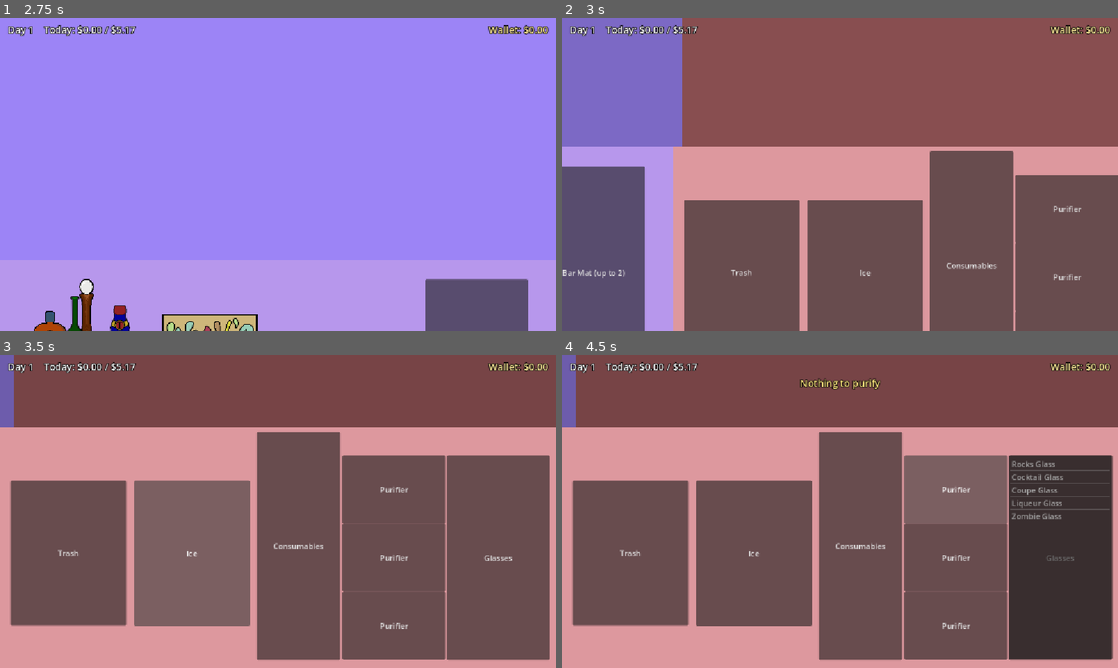
Above: before the commit, frames 1-4 (two rows, left to right).
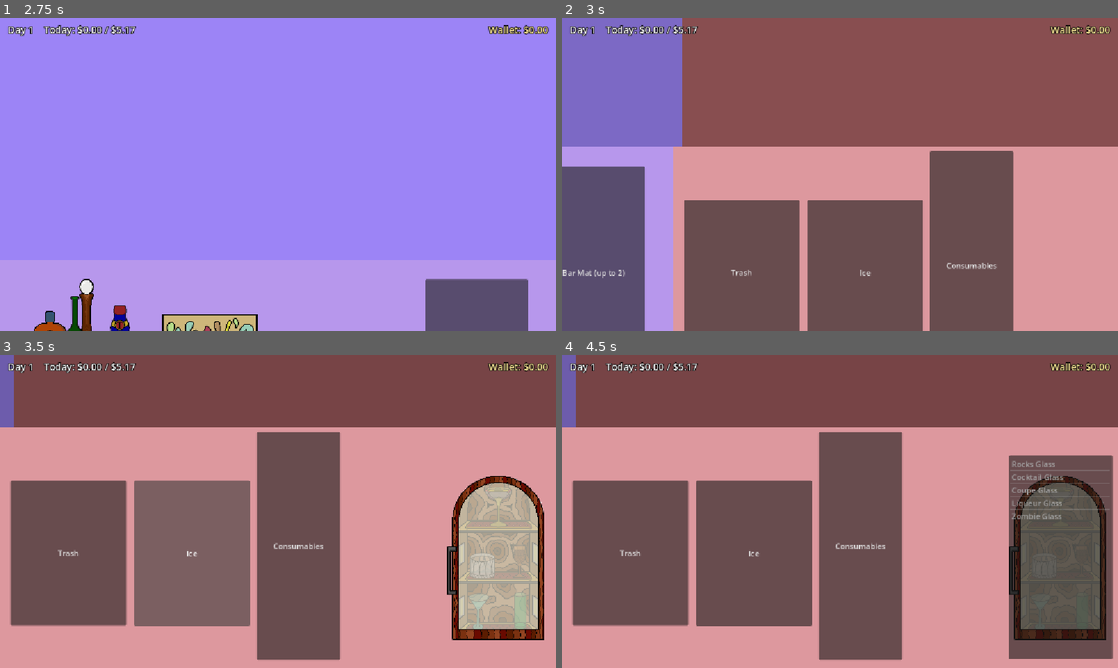
Above: after the commit, the same moments.

Repository: KingOfMarz14/Temperance
Game: Godot game, scene res://scenes/title_screen/title_screen.tscn
The game is run twice, just before and just after one commit, with the same random seed, the same clock (stepped at 60 frames per second) and the same inputs.
Inputs (mouse positions are in pixels of both pictures, inside the frame that each line leads up to):
- Up to frame 1 (2.75 s): click "Title Screen, takes to main m…" at 0.5 s; click "Start the game" at 1.25 s; click "Start the game" at 2 s
- Up to frame 2 (3 s): tap Enter at 2.75 s; move the mouse to (812, 237) at 2.77 s; hold D (move_right) from 2.78 s (still down); hold S (look_down) from 2.78 s (still down); click (812, 237) at 2.92 s
- Up to frame 3 (3.5 s): keep holding D (move_right); keep holding S (look_down)
- Up to frame 4 (4.5 s): release D (move_right) at 3.5 s; release S (look_down) at 3.5 s; click (1062, 558) at 3.5 s; click (956, 489) at 4.25 s, where only the run before the commit has a clickable "Purifier"

Frame 1 is identical in both runs. In frame 2, 9.2% of the frame differs, in the area x 81-100%, y 50-100%; in frame 3, 24%, in the area x 61-99%, y 32-98%; in frame 4, 24%.

Commit message:
Updated for testing

Diff:
--- a/scenes/bar/bar.gd
+++ b/scenes/bar/bar.gd
@@ -57,6 +57,10 @@
 	$LibraryScreen/CounterLayer/Counter/bar_mat/bar_mat_drink1.hide()
 	$LibraryScreen/CounterLayer/Counter/bar_mat/bar_mat_drink2.hide()
 	$ToolkitScreen/CounterLayer/Counter/consumables/consumables_list.hide()
+	$LibraryScreen/CounterLayer/Counter/exit_menu.hide()
+	$ToolkitScreen/CounterLayer/Counter/purifier1.hide()
+	$ToolkitScreen/CounterLayer/Counter/purifier2.hide()
+	$ToolkitScreen/CounterLayer/Counter/purifier3.hide()
 
 func _unhandled_input(event):
 	if event.is_action_pressed("move_left") and screen_index > 0:
@@ -122,18 +126,21 @@
 
 func _on_spirit_menu_pressed() -> void:
 	$LibraryScreen/CounterLayer/Counter/spirit_menu/spirits_list.show()
+	$LibraryScreen/CounterLayer/Counter/exit_menu.show()
 	$"LibraryScreen/CounterLayer/Counter/mix-in_menu".hide()
 	$LibraryScreen/CounterLayer/Counter/garnish_menu.hide()
 
 
 func _on_mixin_menu_pressed() -> void:
 	$"LibraryScreen/CounterLayer/Counter/mix-in_menu/mix-in_list".show()
+	$LibraryScreen/CounterLayer/Counter/exit_menu.show()
 	$LibraryScreen/CounterLayer/Counter/spirit_menu.hide()
 	$LibraryScreen/CounterLayer/Counter/garnish_menu.hide()
 
 
 func _on_garnish_menu_pressed() -> void:
 	$LibraryScreen/CounterLayer/Counter/garnish_menu/garnish_list.show()
+	$LibraryScreen/CounterLayer/Counter/exit_menu.show()
 	$LibraryScreen/CounterLayer/Counter/spirit_menu.hide()
 	$"LibraryScreen/CounterLayer/Counter/mix-in_menu".hide()
 
@@ -145,6 +152,7 @@
 		$LibraryScreen/CounterLayer/Counter/spirit_menu/spirits_list.hide()
 		$"LibraryScreen/CounterLayer/Counter/mix-in_menu".show()
 		$LibraryScreen/CounterLayer/Counter/garnish_menu.show()
+		$LibraryScreen/CounterLayer/Counter/exit_menu.hide()
 		return
 
 	if (current._spirit[0] == null):
@@ -155,6 +163,7 @@
 	$LibraryScreen/CounterLayer/Counter/spirit_menu/spirits_list.hide()
 	$"LibraryScreen/CounterLayer/Counter/mix-in_menu".show()
 	$LibraryScreen/CounterLayer/Counter/garnish_menu.show()
+	$LibraryScreen/CounterLayer/Counter/exit_menu.hide()
 
 
 
@@ -163,6 +172,7 @@
 		$"LibraryScreen/CounterLayer/Counter/mix-in_menu/mix-in_list".hide()
 		$LibraryScreen/CounterLayer/Counter/spirit_menu.show()
 		$LibraryScreen/CounterLayer/Counter/garnish_menu.show()
+		$LibraryScreen/CounterLayer/Counter/exit_menu.hide()
 		return
 
 	var basic_quality = [0, 1, 2, 9, 10, 11, 12]
@@ -203,6 +213,7 @@
 	$"LibraryScreen/CounterLayer/Counter/mix-in_menu/mix-in_list".hide()
 	$LibraryScreen/CounterLayer/Counter/spirit_menu.show()
 	$LibraryScreen/CounterLayer/Counter/garnish_menu.show()
+	$LibraryScreen/CounterLayer/Counter/exit_menu.hide()
 
 
 func _on_garnish_list_item_clicked(index: int, at_position: Vector2, mouse_button_index: int) -> void:
@@ -210,6 +221,7 @@
 		$LibraryScreen/CounterLayer/Counter/garnish_menu/garnish_list.hide()
 		$LibraryScreen/CounterLayer/Counter/spirit_menu.show()
 		$"LibraryScreen/CounterLayer/Counter/mix-in_menu".show()
+		$LibraryScreen/CounterLayer/Counter/exit_menu.hide()
 		return
 
 	if (current._garnish[0] == null):
@@ -220,6 +232,7 @@
 	$LibraryScreen/CounterLayer/Counter/garnish_menu/garnish_list.hide()
 	$LibraryScreen/CounterLayer/Counter/spirit_menu.show()
 	$"LibraryScreen/CounterLayer/Counter/mix-in_menu".show()
+	$LibraryScreen/CounterLayer/Counter/exit_menu.hide()
 
 
 func _on_glasses_list_item_clicked(index: int, at_position: Vector2, mouse_button_index: int) -> void:
@@ -347,100 +360,100 @@
 	$ToolkitScreen/CounterLayer/Counter/consumables/consumables_list.show()
 
 
-func _on_purifier_1_pressed() -> void:
-	if waiting_p1:
-		$CustomerManager._flash_message("Purifier currently being used")
-		return
-	if finished_p1:
-		if current == null:
-			current = purifier[0]
-			purifier[0] = null
-			finished_p1 = false
-			$CustomerManager._flash_message("Purified drink has been picked up")
-			return
-		else:
-			$CustomerManager._flash_message("Hands full, put drink down first")
-			return
-
-	if current == null or current.mix[0] == null or current.spirit[0] == null:
-		$CustomerManager._flash_message("Nothing to purify")
-		return
-
-	var temp = current
-	purifier[0] = temp
-	current = null
-	waiting_p1 = true
-	$CustomerManager._flash_message("Current drink being purified, please wait")
-	await get_tree().create_timer(15).timeout
-
-	temp.purify = true
-	waiting_p1 = false
-	finished_p1 = true
-	$CustomerManager._flash_message("Drink has been purified")
-
-
-func _on_purifier_2_pressed() -> void:
-	if waiting_p2:
-		$CustomerManager._flash_message("Purifier currently being used")
-		return
-	if finished_p2:
-		if current == null:
-			current = purifier[0]
-			purifier[0] = null
-			finished_p2 = false
-			$CustomerManager._flash_message("Purified drink has been picked up")
-			return
-		else:
-			$CustomerManager._flash_message("Hands full, put drink down first")
-			return
-
-	if current == null or current.mix[0] == null or current.spirit[0] == null:
-		$CustomerManager._flash_message("Nothing to purify")
-		return
-
-	var temp = current
-	purifier[0] = temp
-	current = null
-	waiting_p2 = true
-	$CustomerManager._flash_message("Current drink being purified, please wait")
-	await get_tree().create_timer(15).timeout
-
-	temp.purify = true
-	waiting_p2 = false
-	finished_p2 = true
-	$CustomerManager._flash_message("Drink has been purified")
-
-
-func _on_purifier_3_pressed() -> void:
-	if waiting_p3:
-		$CustomerManager._flash_message("Purifier currently being used")
-		return
-	if finished_p3:
-		if current == null:
-			current = purifier[0]
-			purifier[0] = null
-			finished_p3 = false
-			$CustomerManager._flash_message("Purified drink has been picked up")
-			return
-		else:
-			$CustomerManager._flash_message("Hands full, put drink down first")
-			return
-
-	if current == null or current.mix[0] == null or current.spirit[0] == null:
-		$CustomerManager._flash_message("Nothing to purify")
-		return
-
-	var temp = current
-	purifier[0] = temp
-	current = null
-	waiting_p3 = true
-	$CustomerManager._flash_message("Current drink being purified, please wait")
-	await get_tree().create_timer(15).timeout
-
-	temp.purify = true
-	waiting_p3 = false
-	finished_p3 = true
-	$CustomerManager._flash_message("Drink has been purified")
+#func _on_purifier_1_pressed() -> void:
+	#if waiting_p1:
+		#$CustomerManager._flash_message("Purifier currently being used")
+		#return
+	#if finished_p1:
+		#if current == null:
+			#current = purifier[0]
+			#purifier[0] = null
+			#finished_p1 = false
+			#$CustomerManager._flash_message("Purified drink has been picked up")
+			#return
+		#else:
+			#$CustomerManager._flash_message("Hands full, put drink down first")
+			#return
+		#
+	#if current == null or current.mix[0] == null or current.spirit[0] == null:
+		#$CustomerManager._flash_message("Nothing to purify")
+		#return
+	#
+	#var temp = current
+	#purifier[0] = temp
+	#current = null
+	#waiting_p1 = true
+	#$CustomerManager._flash_message("Current drink being purified, please wait")
+	#await get_tree().create_timer(15).timeout
+	#
+	#temp.purify = true
+	#waiting_p1 = false
+	#finished_p1 = true
+	#$CustomerManager._flash_message("Drink has been purified")
+#
+#
+#func _on_purifier_2_pressed() -> void:
+	#if waiting_p2:
+		#$CustomerManager._flash_message("Purifier currently being used")
+		#return
+	#if finished_p2:
+		#if current == null:
+			#current = purifier[0]
+			#purifier[0] = null
+			#finished_p2 = false
+			#$CustomerManager._flash_message("Purified drink has been picked up")
+			#return
+		#else:
+			#$CustomerManager._flash_message("Hands full, put drink down first")
+			#return
+		#
+	#if current == null or current.mix[0] == null or current.spirit[0] == null:
+		#$CustomerManager._flash_message("Nothing to purify")
+		#return
+	#
+	#var temp = current
+	#purifier[0] = temp
+	#current = null
+	#waiting_p2 = true
+	#$CustomerManager._flash_message("Current drink being purified, please wait")
+	#await get_tree().create_timer(15).timeout
+	#
+	#temp.purify = true
+	#waiting_p2 = false
+	#finished_p2 = true
+	#$CustomerManager._flash_message("Drink has been purified")
+#
+#
+#func _on_purifier_3_pressed() -> void:
+	#if waiting_p3:
+		#$CustomerManager._flash_message("Purifier currently being used")
+		#return
+	#if finished_p3:
+		#if current == null:
+			#current = purifier[0]
+			#purifier[0] = null
+			#finished_p3 = false
+			#$CustomerManager._flash_message("Purified drink has been picked up")
+			#return
+		#else:
+			#$CustomerManager._flash_message("Hands full, put drink down first")
+			#return
+		#
+	#if current == null or current.mix[0] == null or current.spirit[0] == null:
+		#$CustomerManager._flash_message("Nothing to purify")
+		#return
+	#
+	#var temp = current
+	#purifier[0] = temp
+	#current = null
+	#waiting_p3 = true
+	#$CustomerManager._flash_message("Current drink being purified, please wait")
+	#await get_tree().create_timer(15).timeout
+	#
+	#temp.purify = true
+	#waiting_p3 = false
+	#finished_p3 = true
+	#$CustomerManager._flash_message("Drink has been purified")
 
 
 func _on_shaker_pressed() -> void:
@@ -450,3 +463,13 @@
 		current._shaken = true
 	else:
 		$CustomerManager._flash_message("Nothing to shake right now")
+
+
+func _on_exit_menu_pressed() -> void:
+	$LibraryScreen/CounterLayer/Counter/spirit_menu/spirits_list.hide()
+	$"LibraryScreen/CounterLayer/Counter/mix-in_menu/mix-in_list".hide()
+	$LibraryScreen/CounterLayer/Counter/garnish_menu/garnish_list.hide()
+	$LibraryScreen/CounterLayer/Counter/exit_menu.hide()
+	$LibraryScreen/CounterLayer/Counter/spirit_menu.show()
+	$"LibraryScreen/CounterLayer/Counter/mix-in_menu".show()
+	$LibraryScreen/CounterLayer/Counter/garnish_menu.show()
--- a/scenes/bar/bar.tscn
+++ b/scenes/bar/bar.tscn
@@ -17,12 +17,35 @@
 [ext_resource type="Texture2D" uid="uid://cisfje1wwy1ta" path="res://sprites/Garnish_Sprites/REUPLOADED_CHERRY_Wrk.png" id="12_53nt1"]
 [ext_resource type="Texture2D" uid="uid://bxjb58bugvad1" path="res://sprites/Menu_Icon_Sprites/REUPLOADED_GARNISHES_MENU_Wrk.png" id="13_kd8aa"]
 [ext_resource type="Texture2D" uid="uid://b0xwhjuh1lanq" path="res://sprites/Garnish_Sprites/REUPLOADED_MINT_Wrk.png" id="13_ndwor"]
+[ext_resource type="Texture2D" uid="uid://dsgnanr22uu1e" path="res://sprites/Menu_Icon_Sprites/REUPLOADED_MIXER.png" id="17_fteab"]
+[ext_resource type="Texture2D" uid="uid://d03m538nq4so6" path="res://sprites/Menu_Icon_Sprites/REUPLOADED_GLASS_MENU_CLOOOOSED.png" id="17_kd8aa"]
+[ext_resource type="Texture2D" uid="uid://d21xcr7fu5anf" path="res://sprites/Menu_Icon_Sprites/REUPLOADED_SHAKER_ONBAR.png" id="18_wvxlp"]
+[ext_resource type="Texture2D" uid="uid://cwx0sgcjrroiw" path="res://sprites/Menu_Icon_Sprites/REUPLOADED_PURIFIER.png" id="20_uyv1q"]
 
 [sub_resource type="StyleBoxEmpty" id="StyleBoxEmpty_3gxfx"]
 
 [sub_resource type="StyleBoxEmpty" id="StyleBoxEmpty_kd8aa"]
 
 [sub_resource type="StyleBoxEmpty" id="StyleBoxEmpty_wvxlp"]
+
+[sub_resource type="StyleBoxEmpty" id="StyleBoxEmpty_qyivk"]
+
+[sub_resource type="StyleBoxEmpty" id="StyleBoxEmpty_eia43"]
+
+[sub_resource type="StyleBoxEmpty" id="StyleBoxEmpty_5aqrf"]
+
+[sub_resource type="StyleBoxEmpty" id="StyleBoxEmpty_1txpi"]
+
+[sub_resource type="StyleBoxEmpty" id="StyleBoxEmpty_hx6i0"]
+
+[sub_resource type="StyleBoxEmpty" id="StyleBoxEmpty_fteab"]
+content_margin_left = 37.0
+
+[sub_resource type="StyleBoxEmpty" id="StyleBoxEmpty_uyv1q"]
+content_margin_left = 37.0
+
+[sub_resource type="StyleBoxEmpty" id="StyleBoxEmpty_x3hby"]
+content_margin_left = 37.0
 
 [node name="Bar" type="Node2D" unique_id=1433516175]
 script = ExtResource("1_wj5ec")
@@ -158,11 +181,13 @@
 
 [node name="mixer" type="Button" parent="LibraryScreen/CounterLayer/Counter" unique_id=676957543]
 layout_mode = 0
-offset_left = 171.0
-offset_top = 379.0
-offset_right = 331.0
-offset_bottom = 478.0
-text = "Mixer"
+offset_left = 184.0
+offset_top = 365.0
+offset_right = 247.0
+offset_bottom = 485.0
+scale = Vector2(1.5, 1.5)
+theme_override_styles/normal = SubResource("StyleBoxEmpty_qyivk")
+icon = ExtResource("17_fteab")
 
 [node name="bar_mat" type="Button" parent="LibraryScreen/CounterLayer/Counter" unique_id=542270664]
 layout_mode = 0
@@ -192,9 +217,17 @@
 offset_top = 379.0
 offset_right = 170.0
 offset_bottom = 478.0
-text = "Shaker
-"
+theme_override_styles/normal = SubResource("StyleBoxEmpty_eia43")
+icon = ExtResource("18_wvxlp")
 icon_alignment = 1
+
+[node name="exit_menu" type="Button" parent="LibraryScreen/CounterLayer/Counter" unique_id=841744291]
+layout_mode = 0
+offset_left = 807.0
+offset_top = 239.0
+offset_right = 897.0
+offset_bottom = 338.0
+text = "Exit"
 
 [node name="ToolkitScreen" type="Node2D" parent="." unique_id=420253463]
 position = Vector2(1152, 0)
@@ -267,7 +300,10 @@
 offset_top = 58.0
 offset_right = 1139.0
 offset_bottom = 482.0
-text = "Glasses"
+theme_override_styles/normal = SubResource("StyleBoxEmpty_5aqrf")
+theme_override_styles/hover = SubResource("StyleBoxEmpty_1txpi")
+theme_override_styles/hover_mirrored = SubResource("StyleBoxEmpty_hx6i0")
+icon = ExtResource("17_kd8aa")
 
 [node name="glasses_list" type="ItemList" parent="ToolkitScreen/CounterLayer/Counter/glasses_menu" unique_id=1987495431]
 layout_mode = 0
@@ -286,7 +322,8 @@
 offset_top = 58.0
 offset_right = 923.0
 offset_bottom = 199.0
-text = "Purifier"
+theme_override_styles/normal = SubResource("StyleBoxEmpty_fteab")
+icon = ExtResource("20_uyv1q")
 
 [node name="purifier2" type="Button" parent="ToolkitScreen/CounterLayer/Counter" unique_id=642529468]
 layout_mode = 0
@@ -294,7 +331,8 @@
 offset_top = 199.0
 offset_right = 923.0
 offset_bottom = 340.0
-text = "Purifier"
+theme_override_styles/normal = SubResource("StyleBoxEmpty_uyv1q")
+icon = ExtResource("20_uyv1q")
 
 [node name="purifier3" type="Button" parent="ToolkitScreen/CounterLayer/Counter" unique_id=1638421448]
 layout_mode = 0
@@ -302,7 +340,8 @@
 offset_top = 340.0
 offset_right = 923.0
 offset_bottom = 481.0
-text = "Purifier"
+theme_override_styles/normal = SubResource("StyleBoxEmpty_x3hby")
+icon = ExtResource("20_uyv1q")
 
 [node name="CustomerManager" parent="." unique_id=1844312210 instance=ExtResource("2_cmgr")]
 
@@ -317,6 +356,7 @@
 [connection signal="pressed" from="LibraryScreen/CounterLayer/Counter/bar_mat/bar_mat_drink1" to="." method="_on_bar_mat_drink_1_pressed"]
 [connection signal="pressed" from="LibraryScreen/CounterLayer/Counter/bar_mat/bar_mat_drink2" to="." method="_on_bar_mat_drink_2_pressed"]
 [connection signal="pressed" from="LibraryScreen/CounterLayer/Counter/shaker" to="." method="_on_shaker_pressed"]
+[connection signal="pressed" from="LibraryScreen/CounterLayer/Counter/exit_menu" to="." method="_on_exit_menu_pressed"]
 [connection signal="pressed" from="ToolkitScreen/CounterLayer/Counter/trash" to="." method="_on_trash_pressed"]
 [connection signal="pressed" from="ToolkitScreen/CounterLayer/Counter/ice" to="." method="_on_ice_pressed"]
 [connection signal="pressed" from="ToolkitScreen/CounterLayer/Counter/consumables" to="." method="_on_consumables_pressed"]
Not shown, added: sprites/background/Bar_Placeholder.png.import
